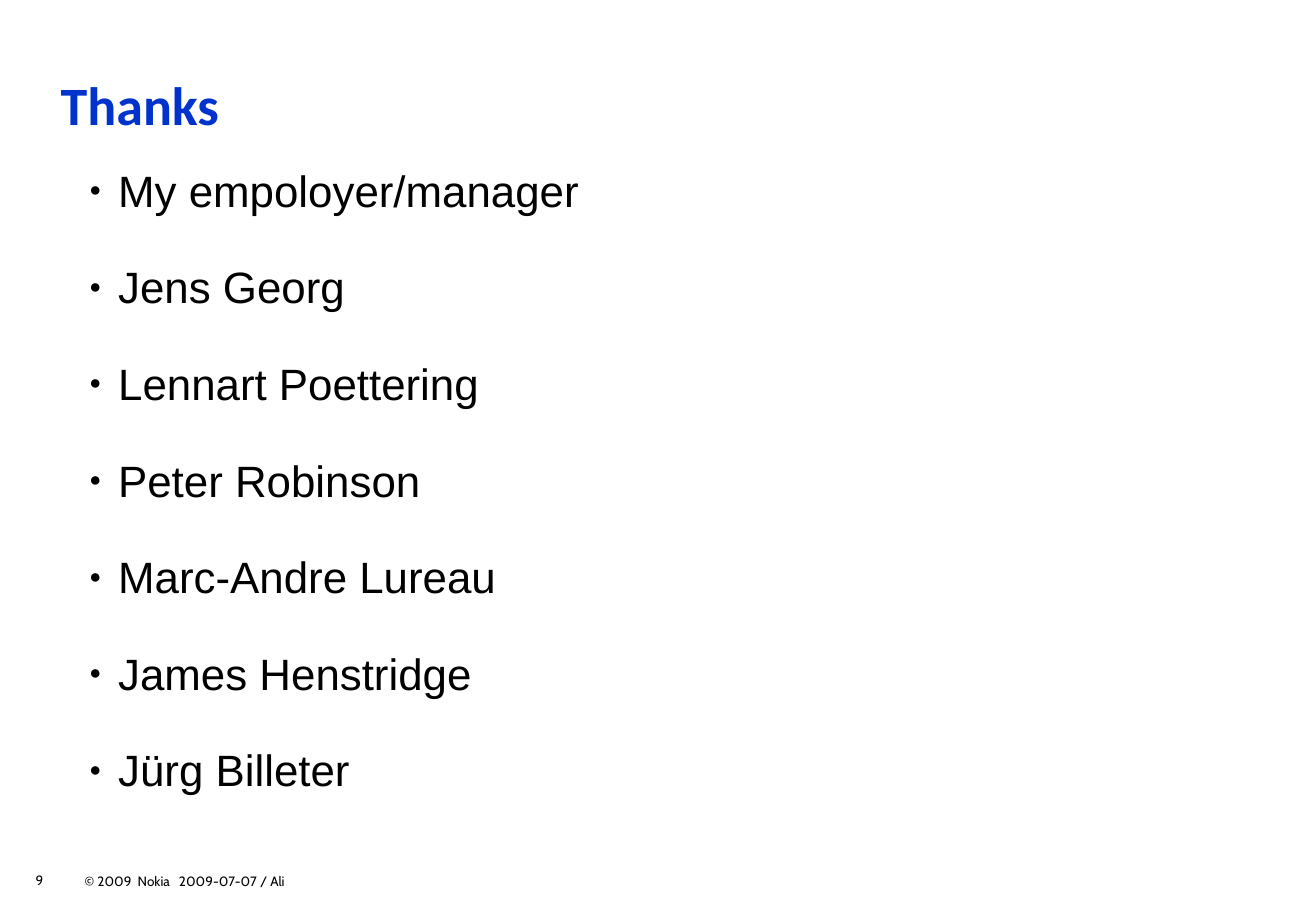
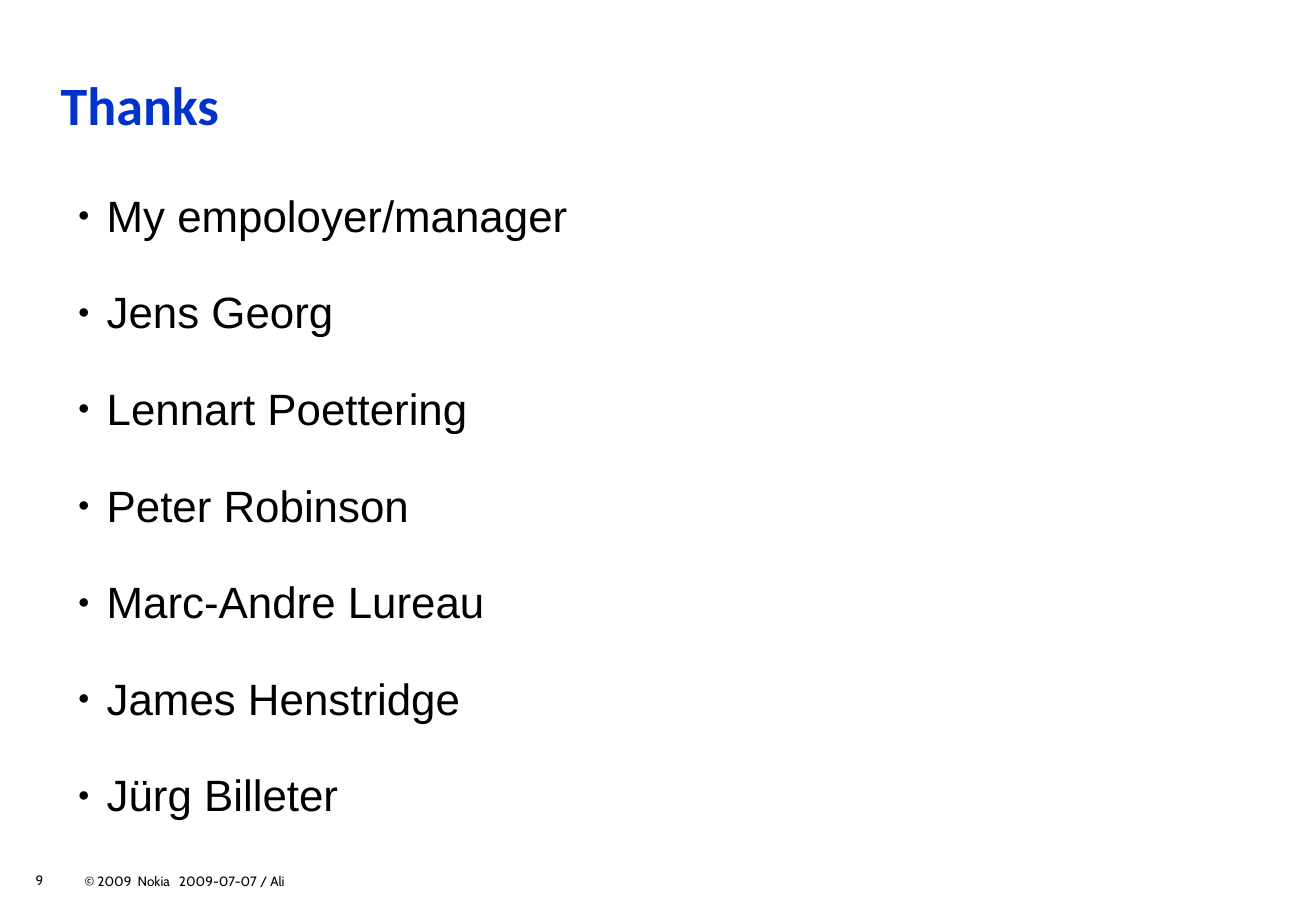
Before and after one commit to zeenix/rygel-presentation-2009, a slide deck: slide 9 of slides.odp. Drawn at 1316x911 pixels with LibreOffice and Linux fonts; fonts in the diff are those of the drawing; background and template pictures are left out. Boxes give left, top, right and bottom in pixels: in the first picture for what was removed or moved away, otherwise in the second. Text is boxed around its words. In the diff, an @@ line names an element or a change of style, - is before the commit and + after.

Commit message:
Nicer placing for "Thanks" contents

```diff
--- a/slides.odp
+++ b/slides.odp
@@ text "My empoloyer/manager" rewrapped from bbox=[118, 175, 579, 787] to bbox=[107, 200, 567, 820] @@
```
